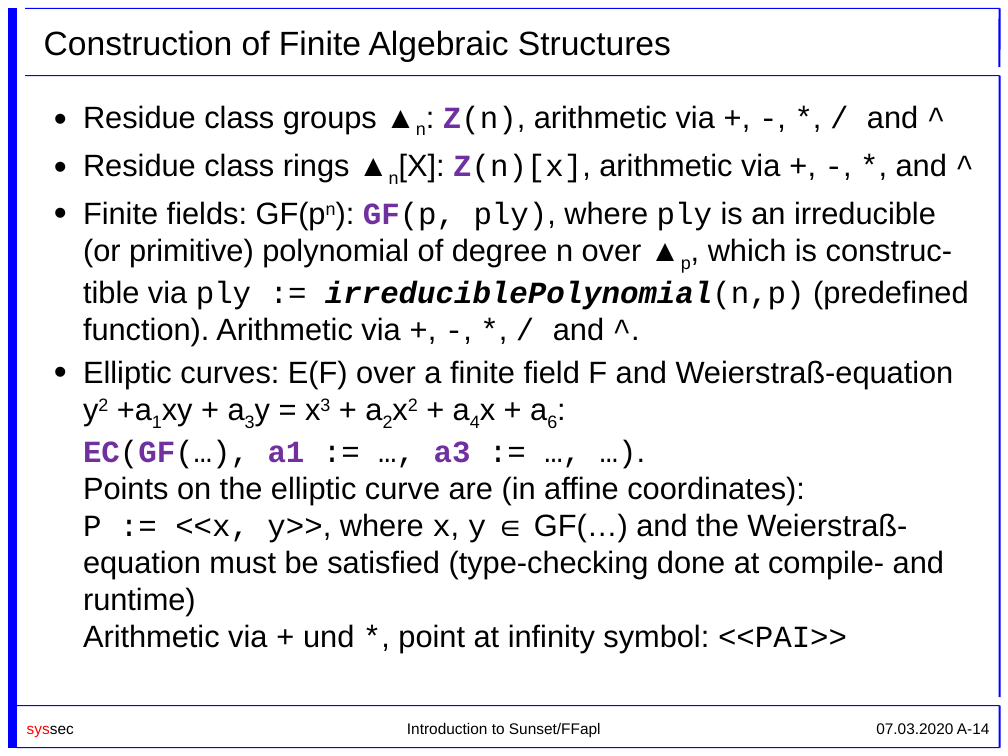
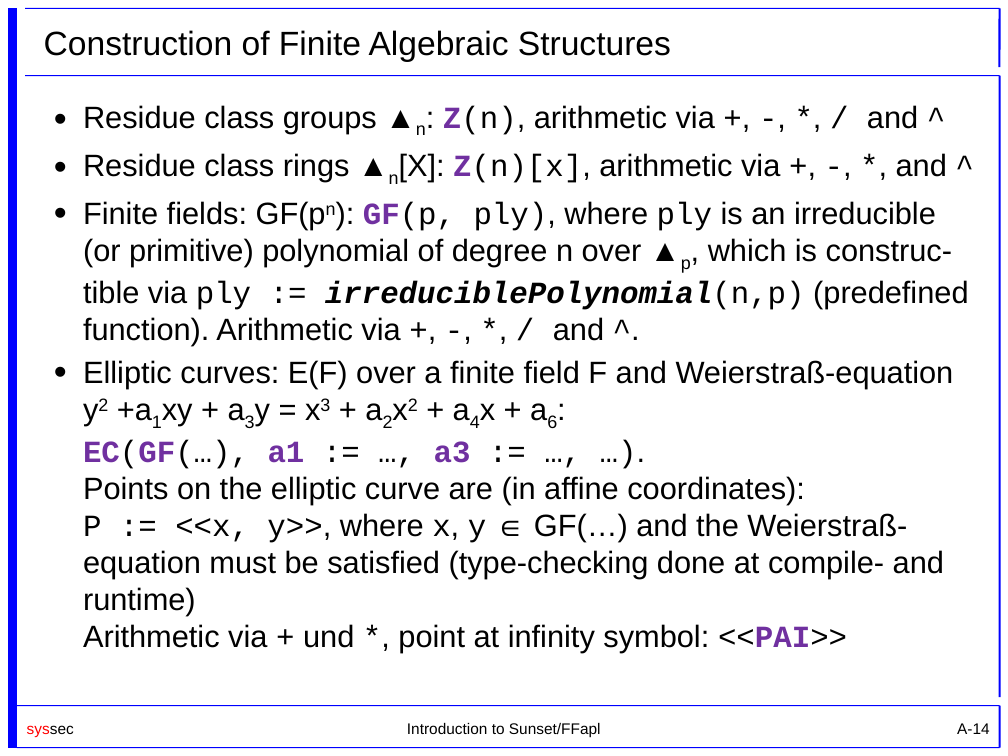
Before and after one commit to cryptool-org/cryptobrief, a slide deck: slide 14 of manual (drafts)/Sunset_Slides_UniKlu.pptx. Drawn at 1008x756 pixels with LibreOffice and Linux fonts; fonts in the diff are those of the drawing; background and template pictures are left out. Boxes give left, top, right and bottom in pixels: in the first picture for what was removed or moved away, otherwise in the second. Text is boxed around its words. In the diff, an @@ line names an element or a change of style, - is before the commit and + after.

```diff
--- a/manual (drafts)/Sunset_Slides_UniKlu.pptx
+++ b/manual (drafts)/Sunset_Slides_UniKlu.pptx
@@ text at <box>83,360,954,652</box>: text colour #000000 to #7030A0, bold on in "<<PAI>>" @@
@@ page number at <box>957,723,990,734</box>: text changed @@
-07.03.2020 A-14
+A-14
```
Also in this commit, not shown: 12 other slides changed, 10 slides added, 1 other file.
